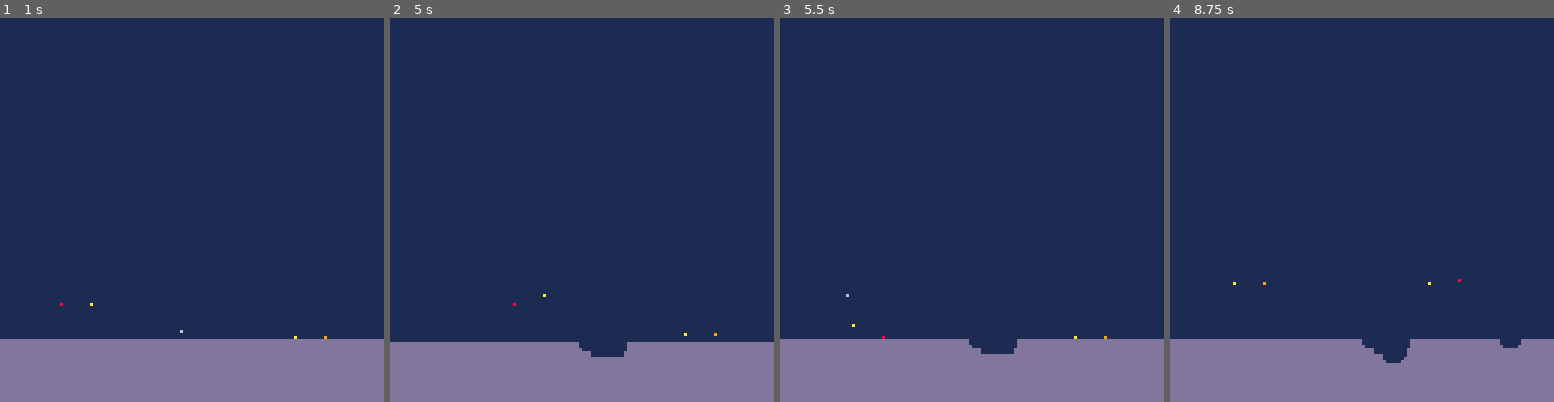
Above: before the commit, frames 1-4 (left to right).
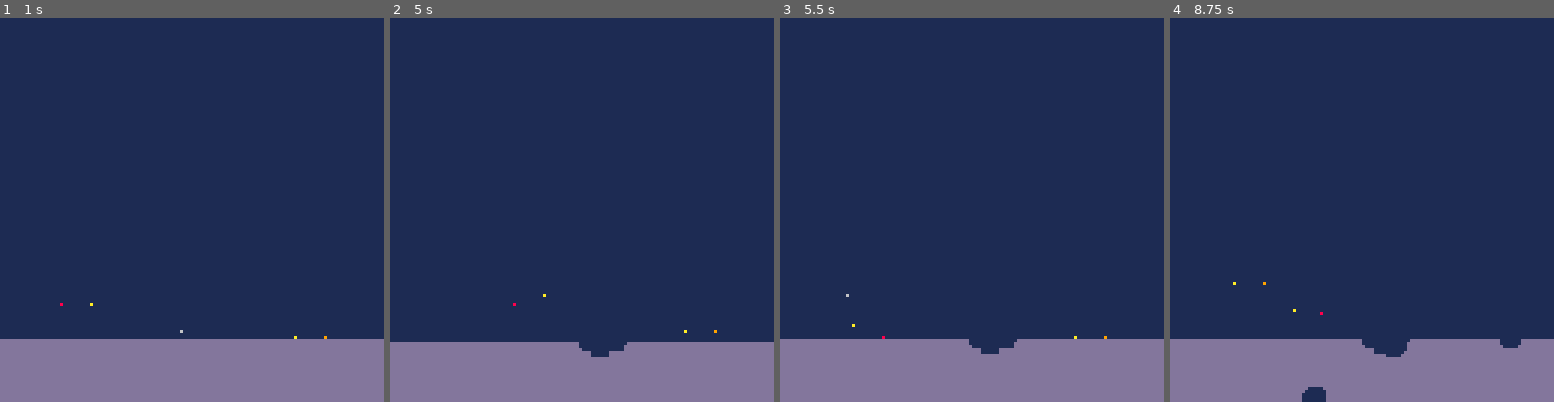
Above: after the commit, the same moments.

Repository: iamapea/miniature_jam
Game: PICO-8 cartridge mini.p8
Two runs of this game, one before a commit and one after it. Both use one fixed random seed, a clock stepped at 60 frames per second and the inputs below.
Inputs:
- Up to frame 1 (1 s): tap X (X key) at 0.33 s; tap O (Z key) at 0.7 s
- Up to frame 2 (5 s): tap X (X key) at 1.07, 1.85, 2.97, 4.08 s; hold Right 1.6-2.1 s; tap O (Z key) every 0.4 s from 1.7 to 4.9 s; hold Up 2.15-2.42 s; hold Right 2.47-3.03 s; hold Left 3.08-3.58 s; hold Down 3.63-3.97 s; hold Right 4.02-4.68 s; hold Up from 4.73 s (still down)
- Up to frame 3 (5.5 s): release Up at 5.03 s; hold Left from 5.08 s (still down); tap X (X key) at 5.2 s; tap O (Z key) at 5.3 s
- Up to frame 4 (8.75 s): release Left at 5.68 s; tap O (Z key) every 0.4 s from 5.7 to 8.5 s; hold Down 5.73-6.03 s; hold Right 6.08-6.58 s; tap X (X key) at 6.32, 7.43, 8.55 s; hold Right 6.63-7.13 s; hold Up 7.18-7.45 s; hold Right 7.5-8.07 s; hold Left 8.12-8.62 s; hold Down from 8.67 s (still down)

Frame 1 is identical in both runs. In frame 2, 0.1% of the frame differs, in the area x 57-86%, y 81-89%; in frame 3, less than 0.1%; in frame 4, 0.4%, in the area x 32-76%, y 67-100%.

Commit message:
fix collistion

Diff:
--- a/mini.p8
+++ b/mini.p8
@@ -217,9 +217,19 @@
 function collision_ground(t)
  -- if current pixel is ground
  if pget(t.x,t.y)==ground_color then
-  -- move up one pixel
-  t.y = flr(t.y)-1
-  t.is_airborne = false
+  if t.vy < 0 then
+   --move down out of ground
+   while  pget(t.x,t.y)==ground_color do
+    t.y = flr(t.y)+1
+   end
+   t.vy = 0
+  else
+   --move up out of ground
+   while  pget(t.x,t.y)==ground_color do
+    t.y = flr(t.y)-1
+   end
+   t.is_airborne = false
+  end
   if t.is_explosive then
    explode(t)
   end
@@ -252,6 +262,26 @@
   collided = true
  end
  return collided
+end
+
+function collision_left(t)
+ if pget(t.x-1,t.y)==ground_color and
+    pget(t.x-1,t.y-1)==ground_color and
+   (pget(t.x-1,t.y-2)==ground_color or
+    pget(t.x,  t.y-1)==ground_color) then
+  return true
+ end
+ return false
+end
+
+function collision_right(t)
+ if pget(t.x+1,t.y)==ground_color and
+    pget(t.x+1,t.y-1)==ground_color and
+   (pget(t.x+1,t.y-2)==ground_color or
+    pget(t.x,  t.y-1)==ground_color) then
+  return true
+ end
+ return false
 end
 
 function explode(t)
@@ -301,10 +331,12 @@
 	 	  not btn(➡️,i)) then
 	 	if (p.aim<0) p.aim=-p.aim
 	  p.vx = -player_speed_x
+   if (collision_left(p)) p.vx=0
 	 elseif (btn(➡️,i) and
 	 	      not btn(⬅️,i)) then
 	 	if (p.aim>0) p.aim=-p.aim
    p.vx = player_speed_x
+   if (collision_right(p)) p.vx=0
 	 else
 	  p.vx = 0
 	 end
